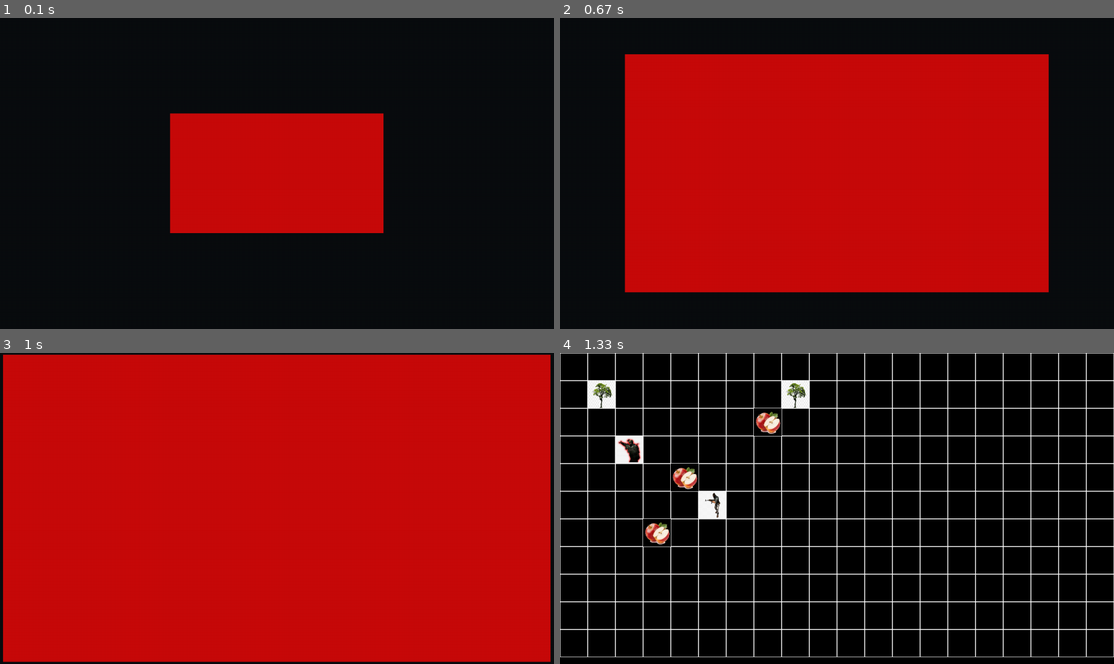
Above: before the commit, frames 1-4 (two rows, left to right).
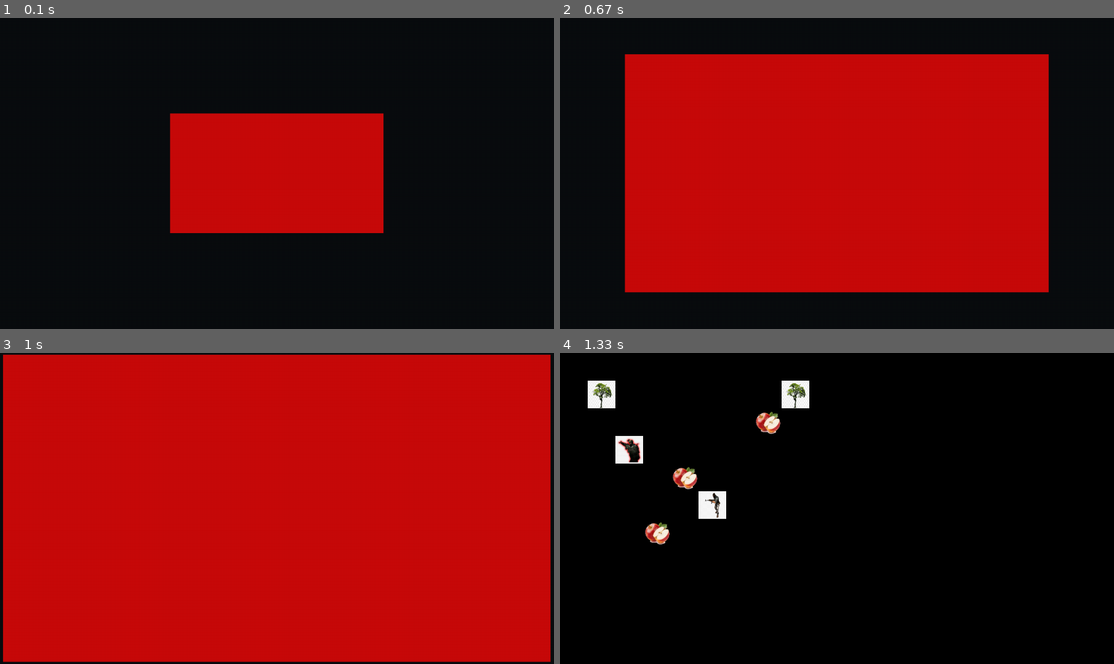
Above: after the commit, the same moments.

Repository: cse442-at-ub/s24semesterproject-we-love-the-company
Game: pygame game, started from src/game/game.py
The game is run twice, just before and just after one commit, with the same random seed, the same clock (stepped at 60 frames per second) and the same inputs.
Inputs (mouse positions are in pixels of both pictures, inside the frame that each line leads up to):
- Up to frame 1 (0.1 s): no input
- Up to frame 2 (0.67 s): click (837, 173) at 0.38 s
- Up to frame 3 (1 s): no input
- Up to frame 4 (1.33 s): click "Play" at 1.22 s

Frames 1-3 are identical in both runs. In frame 4, 8.3% of the frame differs, in the area x 0-100%, y 0-98%.

Commit message:
simplifying here
the grid can handle iterating over its elements, the scene doesn't need to do that

Diff:
--- a/src/game/grid_game.py
+++ b/src/game/grid_game.py
@@ -1,6 +1,7 @@
 import pygame
 import os
 from gamestate import Handler
+import AssetCache
 
 from grid import Grid, EMPTY_SPACE  # Adjust this path as needed
 # Start game scene
@@ -23,16 +24,16 @@
         self.path = os.path.dirname(__file__)
 
         # Load and resize images to fit the cell size
-        self.player_image = pygame.image.load(os.path.join(self.path, "Assets", "player.png"))
+        self.player_image = AssetCache.get_image(os.path.join(self.path, "Assets", "player.png"))
         self.player_image = pygame.transform.scale(self.player_image, (self.cell_size, self.cell_size))
 
-        self.enemy_image = pygame.image.load(os.path.join(self.path, "Assets", "enemy.png"))
+        self.enemy_image = AssetCache.get_image(os.path.join(self.path, "Assets", "enemy.png"))
         self.enemy_image = pygame.transform.scale(self.enemy_image, (self.cell_size, self.cell_size))
 
-        self.tree_image = pygame.image.load(os.path.join(self.path, "Assets", "tree.png"))
+        self.tree_image = AssetCache.get_image(os.path.join(self.path, "Assets", "tree.png"))
         self.tree_image = pygame.transform.scale(self.tree_image, (self.cell_size, self.cell_size))
 
-        self.apple_image = pygame.image.load(os.path.join(self.path, "Assets", "apple.png"))
+        self.apple_image = AssetCache.get_image(os.path.join(self.path, "Assets", "apple.png"))
         self.apple_image = pygame.transform.scale(self.apple_image, (self.cell_size, self.cell_size))
 
         # Populate the grid with initial objects
@@ -47,13 +48,13 @@
     def populate_grid(self):
         # Define the objects to populate the grid, now including trees and apples
         objects = [
-            {"type": "player", "x": 5, "y": 5},
-            {"type": "enemy", "x": 2, "y": 3},
-            {"type": "tree", "x": 1, "y": 1},
-            {"type": "tree", "x": 8, "y": 1},
-            {"type": "apple", "x": 3, "y": 6},
-            {"type": "apple", "x": 7, "y": 2},
-            {"type": "apple", "x": 4, "y": 4},
+            {"type": "player", "x": 5, "y": 5,"image":self.player_image},
+            {"type": "enemy", "x": 2, "y": 3,"image":self.enemy_image},
+            {"type": "tree", "x": 1, "y": 1,"image":self.tree_image},
+            {"type": "tree", "x": 8, "y": 1,"image":self.tree_image},
+            {"type": "apple", "x": 3, "y": 6,"image":self.apple_image},
+            {"type": "apple", "x": 7, "y": 2,"image":self.apple_image},
+            {"type": "apple", "x": 4, "y": 4,"image":self.apple_image},
             # Add more objects as needed
         ]
 
@@ -61,26 +62,16 @@
         for obj in objects:
             self.grid.insert(item=obj, x=obj["x"], y=obj["y"])
 
+    def render_image_at_coordinates(self,image,x,y):
+        return self.screen.blit(image, (x * self.cell_size, y * self.cell_size))
+
     def render(self, gamestate):
         self.screen.fill((0, 0, 0))
         cell_size = 64  # Define the size of each cell in the grid
-        for y in range(self.grid.height):
-            for x in range(self.grid.width):
-                obj = self.grid.get_object(x, y)
-                if obj is not None:
-                    # Adjust rendering for new object types
-                    if obj["type"] == "player":
-                        self.screen.blit(self.player_image, (x * self.cell_size, y * self.cell_size))
-                    elif obj["type"] == "enemy":
-                        self.screen.blit(self.enemy_image, (x * self.cell_size, y * self.cell_size))
-                    elif obj["type"] == "tree":
-                        self.screen.blit(self.tree_image, (x * self.cell_size, y * self.cell_size))
-                    elif obj["type"] == "apple":
-                        self.screen.blit(self.apple_image, (x * self.cell_size, y * self.cell_size))
-                else:
-                    # Draw grid lines for empty cells
-                    rect = pygame.Rect(x * cell_size, y * cell_size, cell_size, cell_size)
-                    pygame.draw.rect(self.screen, (255, 255, 255), rect, 1)  # Draw empty cell borders
+        images_to_render = self.grid.find_object_with_property_type("image")
+        for pair in images_to_render:
+            ((x,y),image) = pair
+            self.render_image_at_coordinates(image,x,y)
 
         pygame.display.flip()
 
